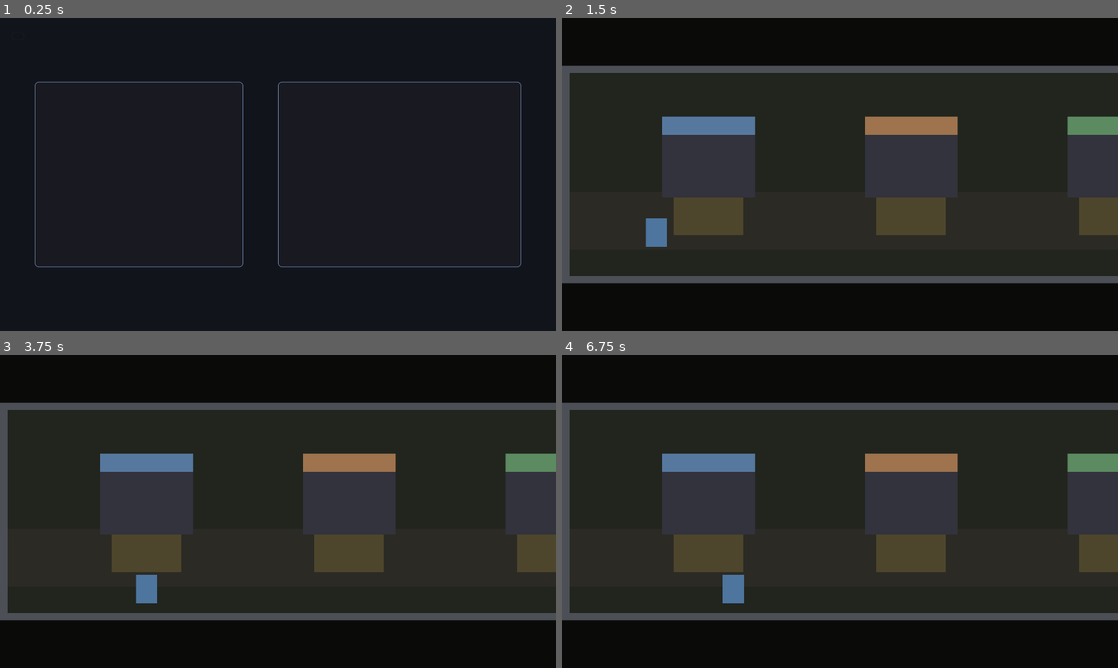
Above: before the commit, frames 1-4 (two rows, left to right).
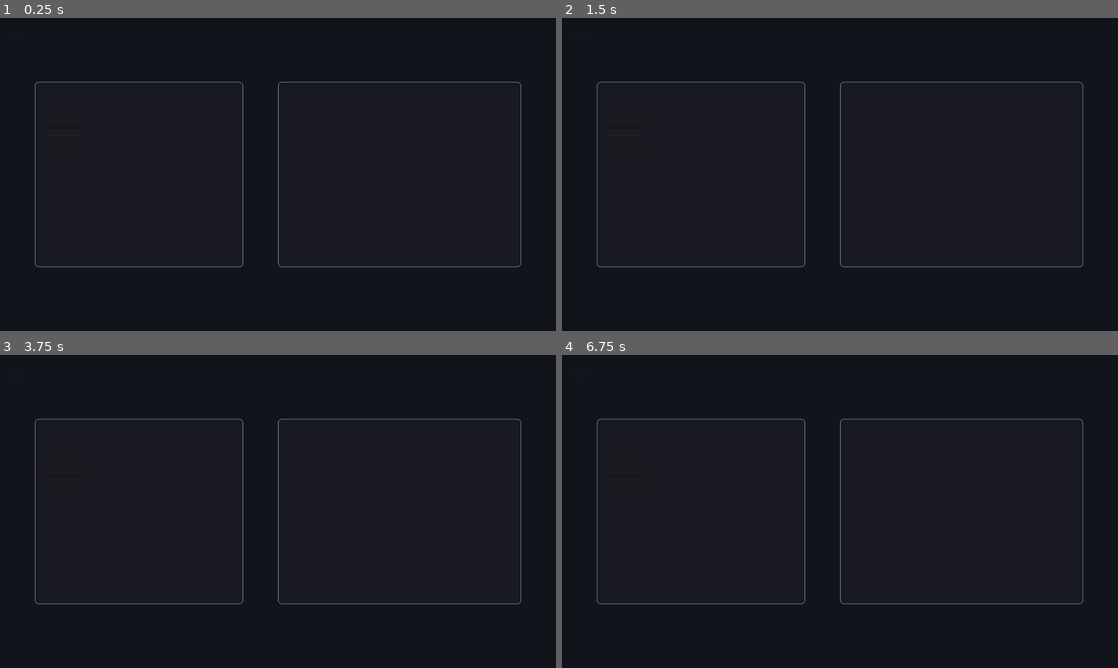
Above: after the commit, the same moments.

Repository: mikechin/Nice
Game: Godot game, scene res://scenes/screens/home.tscn
Same seed, same stepped clock (60 frames per second), same inputs: the game is played once before the commit and once after it. This scene is started directly instead of the project's main scene.
Inputs (mouse positions are in pixels of both pictures, inside the frame that each line leads up to):
- Up to frame 1 (0.25 s): no input
- Up to frame 2 (1.5 s): click "← Town" (after the commit: "Passive 1") at 0.5 s; click (628, 149) at 1.25 s, where only the run after the commit has a clickable "Active 2"
- Up to frame 3 (3.75 s): click (16, 373) at 2 s, where only the run after the commit has a clickable "← Town"; tap Enter (ui_accept) at 2.75, 3.02 s; move the mouse to (400, 495) at 2.77 s; hold Right (ui_right) 2.78-3.5 s; tap B at 2.85 s; click (400, 495) at 2.92 s; click "← Town" (after the commit: "Passive 2") at 3.5 s
- Up to frame 4 (6.75 s): click (628, 477) at 4.25 s, where only the run after the commit has a clickable "Active 1"; click (628, 498) at 5 s, where only the run after the commit has a clickable "Active 3"; tap Enter (ui_accept) at 5.75, 6.5 s; drag from (728, 527) to (912, 552) at 5.77 s; move the mouse to (895, 442) at 6.52 s; hold Right (ui_right) from 6.53 s (still down); tap B at 6.6 s

The runs differ from the first frame. In frame 2, 24% of the frame differs, in the area x 0-100%, y 15-85%; in frame 3, 24%; in frame 4, 24%.

Commit message:
Let Home equip into a chosen slot, with role-match hints (M5 UX)
The old flow always filled the first empty slot, so you couldn't place
a card by role — which now costs value (a card matching its slot role
pays full, a mismatch pays half). The engine already supported targeted
equips; only the Home UI was clumsy.

- Tap a slot to target it (gold highlight + "Equipping into: Active 2");
  tap again to clear. Equip fills the chosen slot, or first-empty when
  none is picked. Equipping over a filled slot swaps, displacing the old
  card back to the bench — no unequip-then-re-equip.
- Bench cards show a live full / half tag for the selected slot, so you
  place Burn/Mend into active slots and the passive kinds into passive
  slots by sight.
- After filling an explicitly chosen slot the target advances to the next
  empty one. Slots are labeled Passive 1-2 / Active 1-3.

Also fixes a latent test-isolation gap this exposed: the combat smoke
test asserted a bare player_max_hp == 30 but never controlled GameState,
and SaveManager loads the on-disk save at boot (now carrying an equipped
kit). It now starts from an empty kit and restores the disk save after.

762/762 green, clean boot.

Co-Authored-By: Claude Opus 4.8 <noreply@anthropic.com>

Diff:
--- a/godot-project/src/town/home_controller.gd
+++ b/godot-project/src/town/home_controller.gd
@@ -11,12 +11,54 @@
 extends Control
 
 const EFFECT_COLOR := Color(0.62, 0.82, 0.66)
+const SELECT_COLOR := Color(1.0, 0.85, 0.35)   # the gold-highlighted, currently-targeted slot
+
+# Which loadout slot the next Equip will fill (-1 = none chosen → first empty slot).
+# Selecting a slot makes role placement explicit, which now matters: a card whose
+# nature matches the slot role pays full value, a mismatch pays half (M5).
+var _selected_slot: int = -1
 
 
 func _ready() -> void:
 	_ensure_economy()
 	SignalBus.loadout_changed.connect(_rebuild)
 	_rebuild()
+
+
+# -- slot selection ----------------------------------------------------------
+
+## Tap a slot to target it; tap the same slot again to clear the target.
+func _select_slot(index: int) -> void:
+	_selected_slot = -1 if index == _selected_slot else index
+	_rebuild()
+
+
+## The slot the next Equip fills: the explicitly chosen one, else the first empty.
+func _target_slot() -> int:
+	if _selected_slot >= 0 and _selected_slot < GameState.loadout.capacity:
+		return _selected_slot
+	return GameState.loadout.first_empty_slot()
+
+
+## Equip a bench card into the target slot. When the player explicitly picked the
+## slot, advance the selection to the next empty one so repeated equips flow down
+## the kit instead of overwriting the same slot. (GameState.equip returns any
+## displaced card to the bench and fires loadout_changed → _rebuild.)
+func _equip_to_target(id: String) -> void:
+	AudioManager.play_sfx("button_tap")
+	var slot := _target_slot()
+	var was_explicit := _selected_slot == slot
+	GameState.equip(id, slot)
+	if was_explicit:
+		_selected_slot = GameState.loadout.first_empty_slot()
+		_rebuild()
+
+
+## "Passive 1" / "Active 2" — role plus its index within that role.
+func _slot_label(index: int, lo: Loadout) -> String:
+	if lo.slot_role(index) == Loadout.SlotRole.PASSIVE:
+		return "Passive %d" % (index + 1)
+	return "Active %d" % (index - lo.passive_count + 1)
 
 
 func _rebuild(_lo: Variant = null) -> void:
@@ -34,17 +76,25 @@
 	var panel := TownUi.panel(Vector2(720, 640), Vector2(120, 220))
 	add_child(panel)
 	var heading := TownUi.label("Loadout — your stake", 28)
-	heading.position = Vector2(28, 20)
+	heading.position = Vector2(28, 16)
 	panel.add_child(heading)
 
 	# What the whole kit grants in a fight (M5) — the sum the dungeon will apply.
 	var mods := CombatLoadout.assemble(GameState.loadout, GameState.character_db)
 	var kit := TownUi.colored_label("In combat:  " + mods.summary(), 18, EFFECT_COLOR)
-	kit.position = Vector2(28, 52)
+	kit.position = Vector2(28, 50)
 	panel.add_child(kit)
 
+	# Where the next Equip will land — the whole point of letting you pick a slot.
+	var lo_ref: Loadout = GameState.loadout
+	var target_text := ("Equipping into: %s  (tap it again to clear)" % _slot_label(_selected_slot, lo_ref)) \
+		if _selected_slot >= 0 else "Tap a slot to choose where the next card goes"
+	var status := TownUi.colored_label(target_text, 18, TownUi.ACCENT)
+	status.position = Vector2(28, 76)
+	panel.add_child(status)
+
 	var list := VBoxContainer.new()
-	list.position = Vector2(28, 80)
+	list.position = Vector2(28, 108)
 	list.custom_minimum_size = Vector2(664, 0)
 	list.add_theme_constant_override("separation", 12)
 	panel.add_child(list)
@@ -58,21 +108,25 @@
 	var row := HBoxContainer.new()
 	row.add_theme_constant_override("separation", 14)
 
-	var role := "Passive" if lo.slot_role(index) == Loadout.SlotRole.PASSIVE else "Active"
-	var tag := TownUi.colored_label("%s" % role, 18, TownUi.MUTED)
-	tag.custom_minimum_size = Vector2(90, 0)
-	row.add_child(tag)
+	# The slot face doubles as its selector — tap it to target this slot for Equip.
+	var face := TownUi.button(_slot_label(index, lo), 150.0)
+	if index == _selected_slot:
+		face.modulate = SELECT_COLOR
+	face.pressed.connect(func() -> void:
+		AudioManager.play_sfx("button_tap")
+		_select_slot(index))
+	row.add_child(face)
 
 	var ci := lo.get_slot(index)
 	if ci == null:
 		var empty := TownUi.colored_label("— empty —", 22, TownUi.MUTED)
-		empty.custom_minimum_size = Vector2(420, 0)
+		empty.custom_minimum_size = Vector2(360, 0)
 		row.add_child(empty)
 	else:
 		# Card identity on top, its combat effect (scaled by rarity×grade and this
 		# slot's role-match) on the line beneath — so the kit's shape is legible.
 		var cell := VBoxContainer.new()
-		cell.custom_minimum_size = Vector2(420, 0)
+		cell.custom_minimum_size = Vector2(360, 0)
 		cell.add_theme_constant_override("separation", 2)
 		cell.add_child(TownUi.label(TownUi.instance_text(ci), 22))
 		var passive := lo.slot_role(index) == Loadout.SlotRole.PASSIVE
@@ -98,7 +152,7 @@
 	var lo: Loadout = GameState.loadout
 	var full := lo.is_full()
 	if full:
-		var note := TownUi.colored_label("Loadout full — unequip a slot to swap.", 18, TownUi.MUTED)
+		var note := TownUi.colored_label("Loadout full — tap a slot, then Equip to swap.", 18, TownUi.MUTED)
 		note.position = Vector2(300, 28)
 		panel.add_child(note)
 
@@ -114,22 +168,30 @@
 	var row := HBoxContainer.new()
 	row.add_theme_constant_override("separation", 14)
 	var lbl := TownUi.label(TownUi.instance_text(ci), 22)
-	lbl.custom_minimum_size = Vector2(430, 0)
+	lbl.custom_minimum_size = Vector2(410, 0)
 	row.add_child(lbl)
 
-	# The ability this card would grant (kind only — the role-match scaling depends
-	# on which slot you drop it into, shown on the loadout side).
+	# The ability this card grants. With a slot selected, also call out whether it
+	# would land at full value or half there — so you place by role, not by guess.
 	var kind := EffectPalette.kind_for_char(ci.card_id, GameState.character_db)
-	var tag := TownUi.colored_label(EffectEnums.kind_name(kind), 18, EFFECT_COLOR)
-	tag.custom_minimum_size = Vector2(120, 0)
+	var tag_text := EffectEnums.kind_name(kind)
+	var tag_color := EFFECT_COLOR
+	if _selected_slot >= 0:
+		var slot_passive := GameState.loadout.slot_role(_selected_slot) == Loadout.SlotRole.PASSIVE
+		var matched := slot_passive == EffectEnums.is_passive(kind)
+		tag_text += "  ·  full" if matched else "  ·  ½"
+		tag_color = TownUi.GOOD if matched else TownUi.MUTED
+	var tag := TownUi.colored_label(tag_text, 18, tag_color)
+	tag.custom_minimum_size = Vector2(150, 0)
 	row.add_child(tag)
 
+	# Enabled when there's somewhere to put it: an empty slot, or a chosen slot to
+	# swap into. A full kit with no slot picked is the only locked-out case.
 	var btn := TownUi.button("Equip")
-	btn.disabled = loadout_full
+	btn.disabled = loadout_full and _selected_slot < 0
 	var id := ci.id
 	btn.pressed.connect(func() -> void:
-		AudioManager.play_sfx("button_tap")
-		GameState.equip(id, GameState.loadout.first_empty_slot()))
+		_equip_to_target(id))
 	row.add_child(btn)
 	return row
 
--- a/godot-project/tests/combat/test_combat_controller.gd
+++ b/godot-project/tests/combat/test_combat_controller.gd
@@ -6,12 +6,24 @@
 extends GdUnitTestSuite
 
 
+# Combat now folds the equipped kit into its setup (M5), and SaveManager loads the
+# real on-disk save at boot — so a fresh, unkitted fight needs an empty loadout for
+# the base HP pool to be exact. Clear the economy here, restore the disk state after.
+func before_test() -> void:
+	GameState.load_from_dict({})
+
+
+func after_test() -> void:
+	SaveManager.load_game()
+
+
 func test_ready_builds_playable_combat() -> void:
 	var ctrl: CombatController = auto_free(CombatController.new())
 	add_child(ctrl)              # enters tree → _ready builds the stage + combat state
 	await get_tree().process_frame
 
 	assert_object(ctrl._combat).is_not_null()
+	# Empty kit → the base 30 HP pool, with no Ward bonus added.
 	assert_int(ctrl._combat.player_max_hp).is_equal(30)
 	assert_int(ctrl._combat.player_hp).is_greater(0)
 	assert_object(ctrl._combat.current_mob()).is_not_null()
--- /dev/null
+++ b/godot-project/tests/town/test_home_equip.gd
@@ -0,0 +1,65 @@
+## Tests for Home's slot-targeted equip flow (M5 UX). The clumsy "always fill the
+## first empty slot" path is replaced by a selectable target slot — which matters now
+## that role placement scales an effect's value. Covers the target resolution, the
+## tap-to-toggle selection, and that Equip honours the chosen slot.
+extends GdUnitTestSuite
+
+
+func before_test() -> void:
+	GameState.load_from_dict({})
+	GameState._shop = null
+	GameState._craft_system = null
+
+
+func after_test() -> void:
+	GameState.load_from_dict({})
+	GameState._shop = null
+	GameState._craft_system = null
+
+
+func _home() -> Node:
+	var h: Node = load("res://scenes/screens/home.tscn").instantiate()
+	add_child(h)                                  # _ready builds the UI
+	return h
+
+
+func test_target_defaults_to_first_empty_slot() -> void:
+	var h := _home()
+	assert_int(h._selected_slot).is_equal(-1)
+	assert_int(h._target_slot()).is_equal(0)      # empty kit → first empty is slot 0
+	h.free()
+
+
+func test_selecting_a_slot_targets_it_and_taps_toggle_off() -> void:
+	var h := _home()
+	h._select_slot(3)
+	assert_int(h._selected_slot).is_equal(3)
+	assert_int(h._target_slot()).is_equal(3)
+	h._select_slot(3)                             # tap the same slot again → clear
+	assert_int(h._selected_slot).is_equal(-1)
+	h.free()
+
+
+func test_equip_honours_the_chosen_slot_not_first_empty() -> void:
+	var ci := GameState.inventory.add(CardInstance.create("火", EconomyEnums.Rarity.COMMON))
+	var h := _home()
+	h._select_slot(4)                             # an active slot — NOT first-empty (0)
+	h._equip_to_target(ci.id)
+	assert_object(GameState.loadout.get_slot(4)).is_not_null()
+	assert_object(GameState.loadout.get_slot(0)).is_null()
+	# After filling the chosen slot, the target advances to the next empty one.
+	assert_int(h._selected_slot).is_equal(0)
+	h.free()
+
+
+func test_equip_into_a_filled_chosen_slot_swaps() -> void:
+	var a := GameState.inventory.add(CardInstance.create("火", EconomyEnums.Rarity.COMMON))
+	var b := GameState.inventory.add(CardInstance.create("水", EconomyEnums.Rarity.COMMON))
+	var h := _home()
+	h._select_slot(1)
+	h._equip_to_target(a.id)                      # slot 1 ← 火
+	h._select_slot(1)                             # re-target the now-filled slot 1
+	h._equip_to_target(b.id)                      # slot 1 ← 水, 火 returns to the bench
+	assert_str(GameState.loadout.get_slot(1).card_id).is_equal("水")
+	assert_object(GameState.inventory.get_instance(a.id)).is_not_null()
+	h.free()
Not shown, added: godot-project/tests/town/test_home_equip.gd.uid
